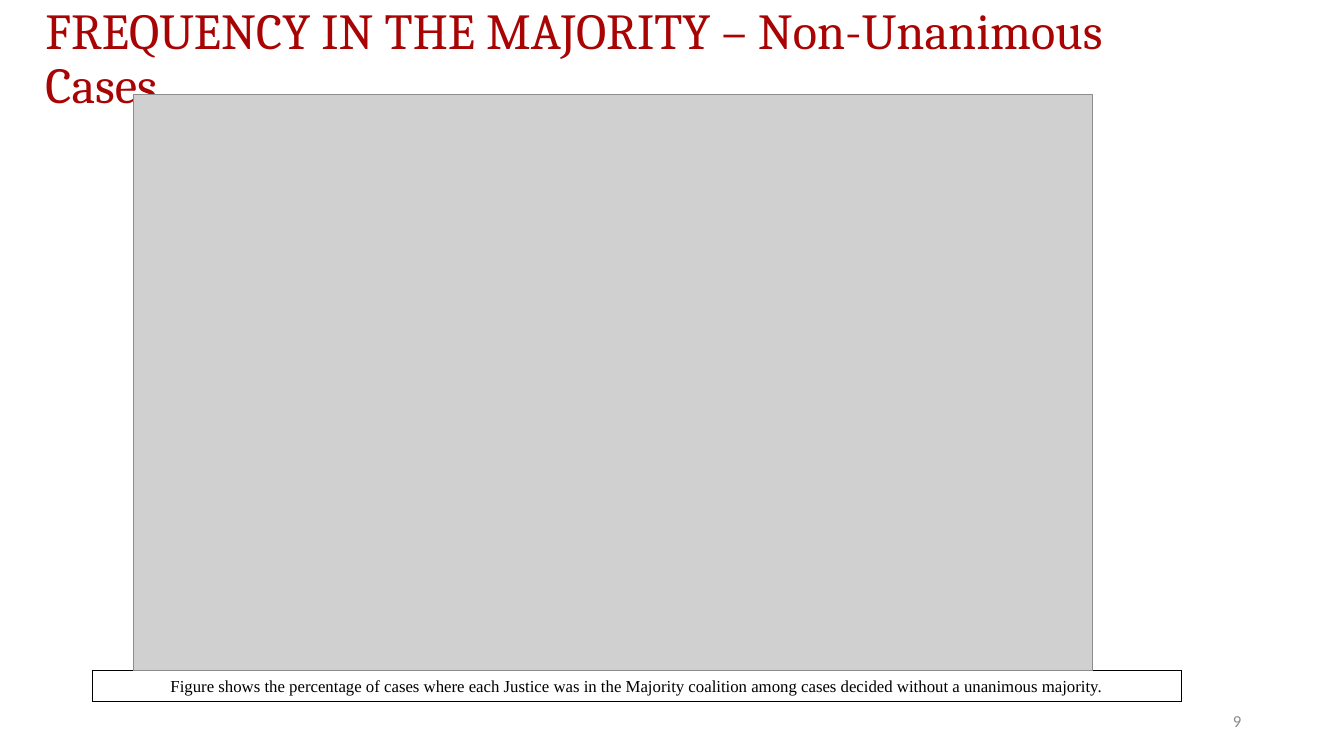
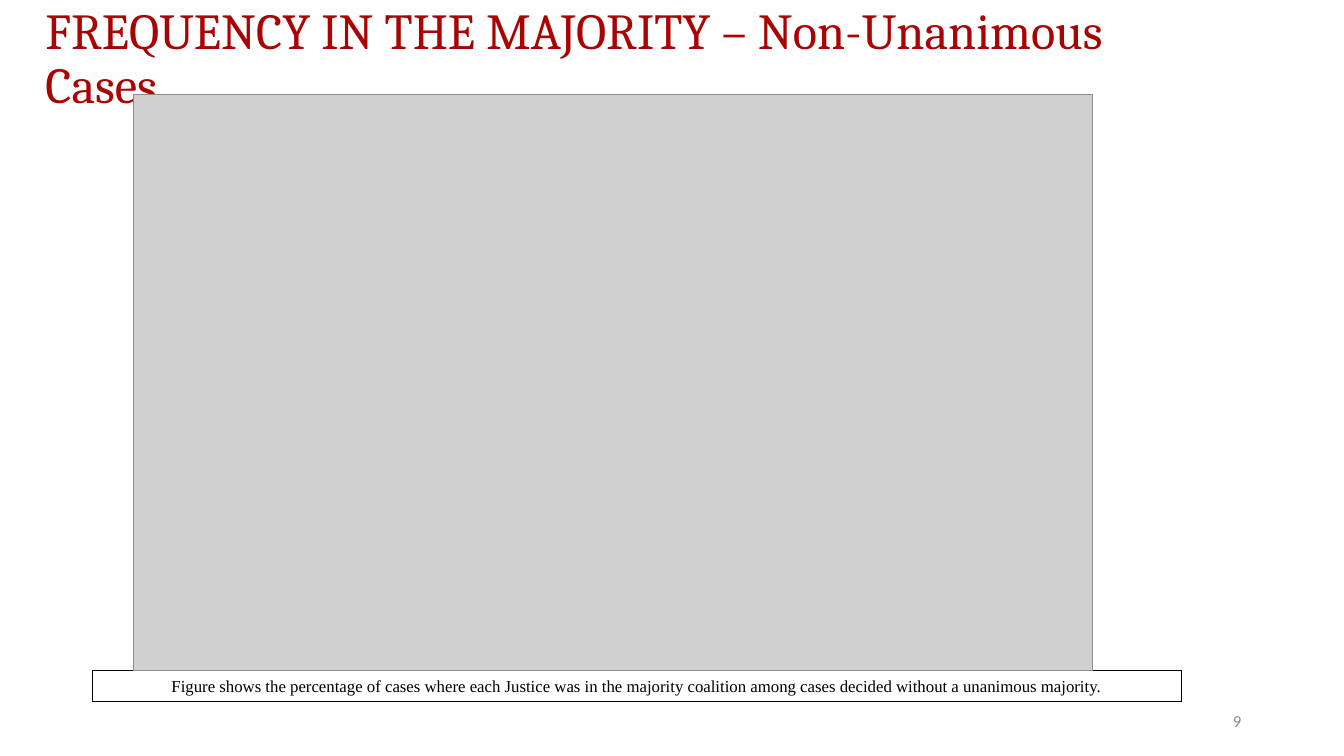
Before and after one commit to JakeTruscott/scotuswatch, a slide deck: slide 9 of Stat Reviews/OT24_StatReview/compilation/SCOTUSBlog/statpack_OT24.pptx. Drawn at 1344x756 pixels with LibreOffice and Linux fonts; fonts in the diff are those of the drawing; grey boxes stand for pictures. Boxes give left, top, right and bottom in pixels: in the first picture for what was removed or moved away, otherwise in the second. Text is boxed around its words. In the diff, an @@ line names an element or a change of style, - is before the commit and + after.

```diff
--- a/Stat Reviews/OT24_StatReview/compilation/SCOTUSBlog/statpack_OT24.pptx
+++ b/Stat Reviews/OT24_StatReview/compilation/SCOTUSBlog/statpack_OT24.pptx
@@ text in rectangle at (171,680,1101,696): text changed @@
-Figure shows the percentage of cases where each Justice was in the Majority coalition among cases decided without a unanimous majority.
+Figure shows the percentage of cases where each Justice was in the majority coalition among cases decided without a unanimous majority.
```
Also in this commit, not shown: 20 other slides changed, 1 slide removed, 9 other files.
